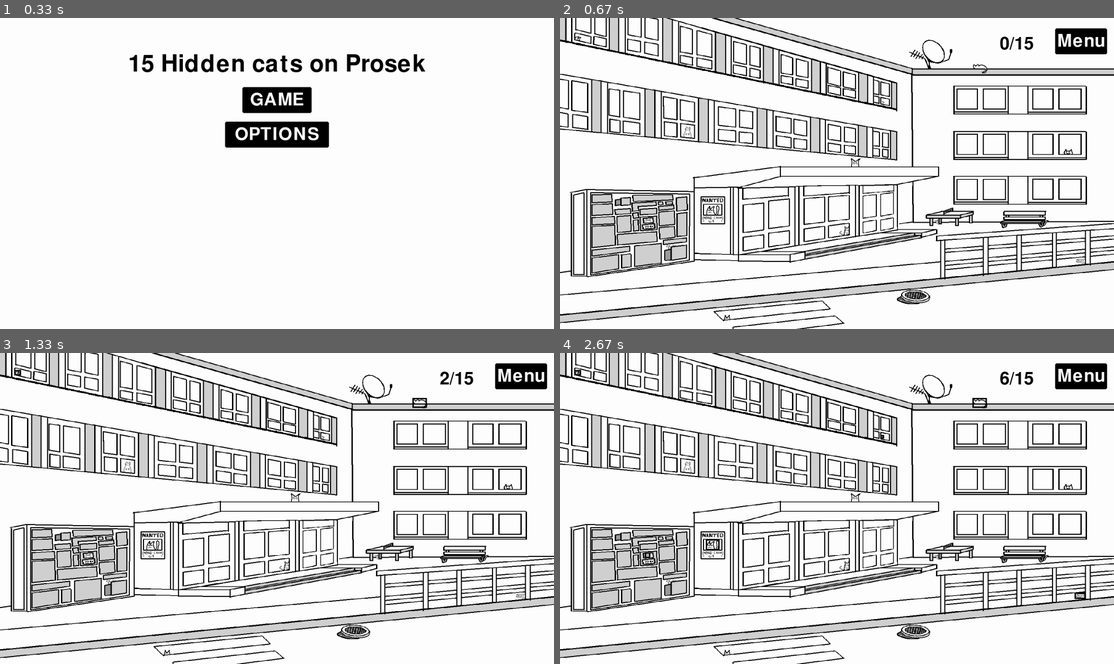
Above: before the commit, frames 1-4 (two rows, left to right).
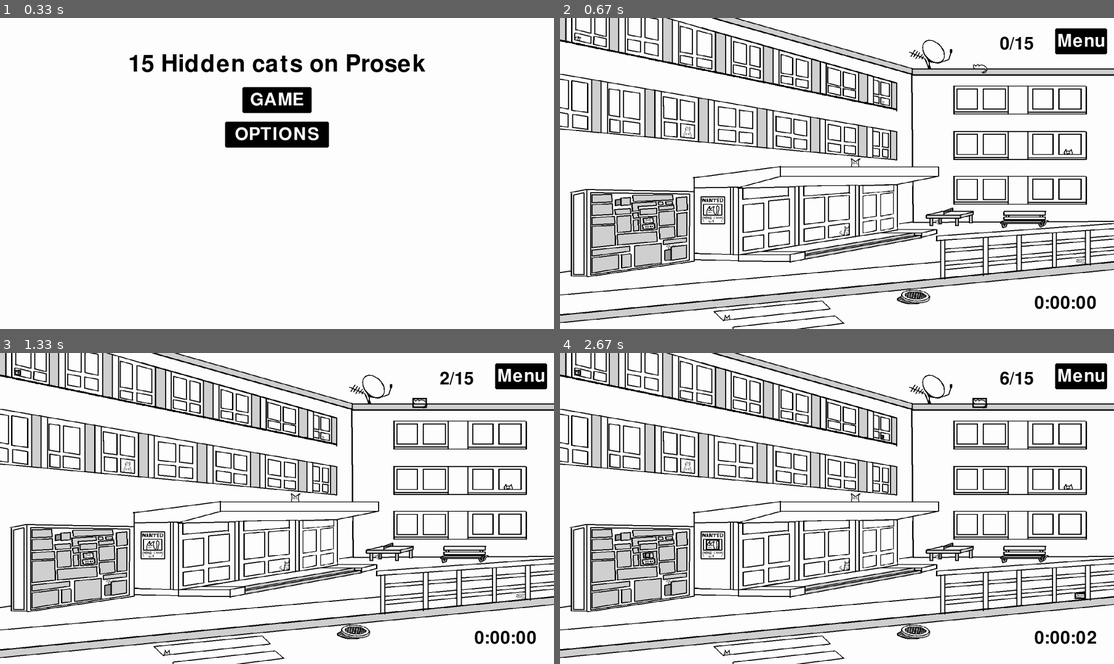
Above: after the commit, the same moments.

Repository: StepanBlaha/HiddenCats_pygame
Game: pygame game, started from hidden_cats.py
Two runs of this game, one before a commit and one after it. Both use one fixed random seed, a clock stepped at 60 frames per second and the inputs below.
Inputs (mouse positions are in pixels of both pictures, inside the frame that each line leads up to):
- Up to frame 1 (0.33 s): no input
- Up to frame 2 (0.67 s): click "GAME" at 0.38 s
- Up to frame 3 (1.33 s): click (16, 371) at 0.72 s; click (421, 402) at 1.05 s
- Up to frame 4 (2.67 s): click (715, 545) at 1.38 s; click (1080, 595) at 1.72 s; click (881, 436) at 2.05 s; click (648, 555) at 2.38 s

Frame 1 is identical in both runs. In frame 2, 0.3% of the frame differs, in the area x 85-97%, y 89-94%; in frame 3, 0.3%; in frame 4, 0.3%.

Commit message:
added timer

Diff:
--- a/hidden_cats.py
+++ b/hidden_cats.py
@@ -1,6 +1,7 @@
 #pip install pygame
 import random
 import  os
+import datetime
 import pygame, sys
 
 class hiddencats:
@@ -65,6 +66,7 @@
 
         self.sound_switch  = False
         self.sound_switch_button_style = 5
+        self.seconds_counter = 0
 
     def play_sound(self):
         if not self.sound_switch:
@@ -332,6 +334,7 @@
 
             #If stage is changed to game, draws the game
             elif self.stage == "game":
+                self.start_ticks = pygame.time.get_ticks()
                 self.create_game()
 
             elif self.stage == "options":
@@ -357,6 +360,12 @@
         centeredWidth = ( self.window_width / 2 ) - 200
         win_text = win_font.render(f"You won", True, self.button_color)
         self.GAMEWINDOW.blit(win_text, (centeredWidth, 150))
+
+        time_text = self.font.render(str(datetime.timedelta(seconds = self.seconds_counter)), True, "black")
+        #pygame.draw.rect(self.GAMEWINDOW, "black", (( self.window_width / 2 ) - 115, 525, 230, 90))
+        self.GAMEWINDOW.blit(time_text, (( self.window_width / 2 ) - 90, 500))
+        #predtim 550
+
         while True:
             for event in pygame.event.get():
                 if event.type == pygame.QUIT:
@@ -410,7 +419,14 @@
         self.create_collision_boxes(self.window_width, self.window_height)
         self.create_window(self.window_width, self.window_height)
         self.create_collision_boxes(self.window_width, self.window_height)
+
+        #Timer setup
+        timer_interval = 1000
+        timer_event = pygame.USEREVENT + 1
+        pygame.time.set_timer(timer_event, timer_interval)
+
         while True:
+
             #Offsets for centering the counter
             widthOffset = self.window_width - 330
             heightOffset = 50
@@ -423,6 +439,11 @@
             #Draws the counter
             self.GAMEWINDOW.blit(self.text, (widthOffset, heightOffset))
 
+            #Draw timer
+            time_text = self.font.render(str(datetime.timedelta(seconds = self.seconds_counter)), True, self.button_color)
+            pygame.draw.rect(self.GAMEWINDOW, "white", (self.window_width - 250, self.window_height - 120, 250, 80))
+            self.GAMEWINDOW.blit(time_text, (self.window_width - 230, self.window_height - 100))
+
             if clicked_counter == 15:
                 self.on_game_win()
 
@@ -432,6 +453,11 @@
                     pygame.quit()
                     #For exiting the window
                     sys.exit()
+
+                elif event.type == timer_event:
+                    self.seconds_counter +=1
+                    time = str(datetime.timedelta(seconds = self.seconds_counter))
+                    print(time)
 
                 #If stage == game checks for colisions with the menu button
                 if self.stage == "game":
